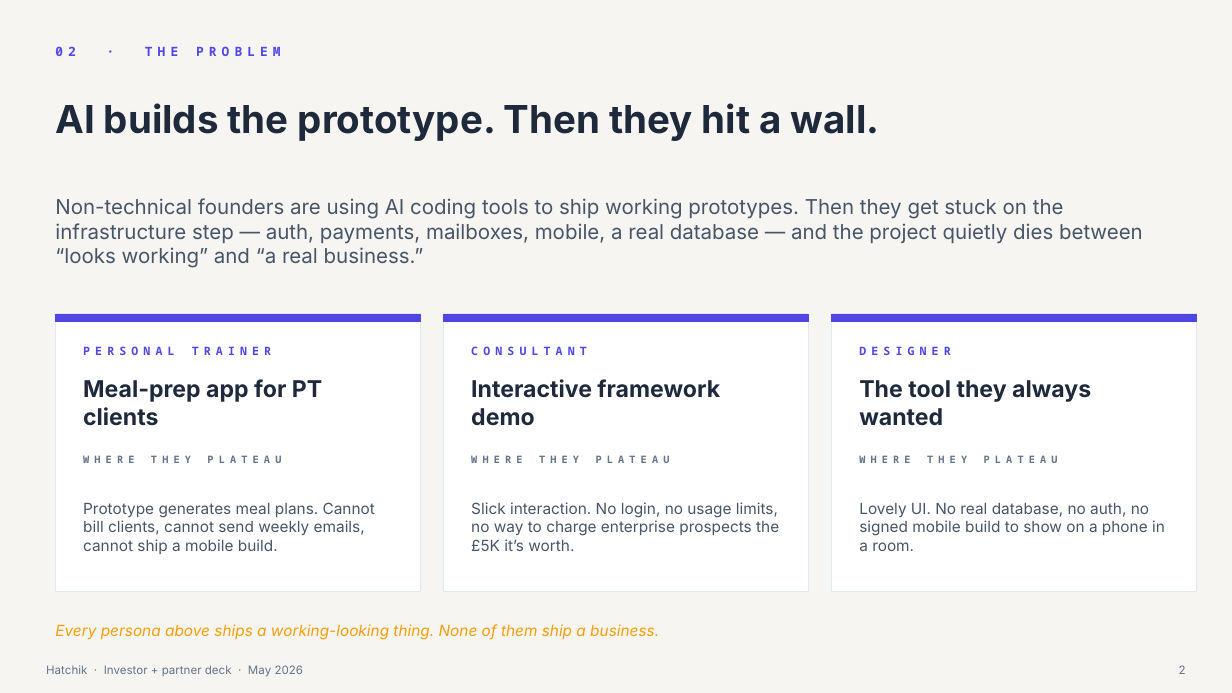
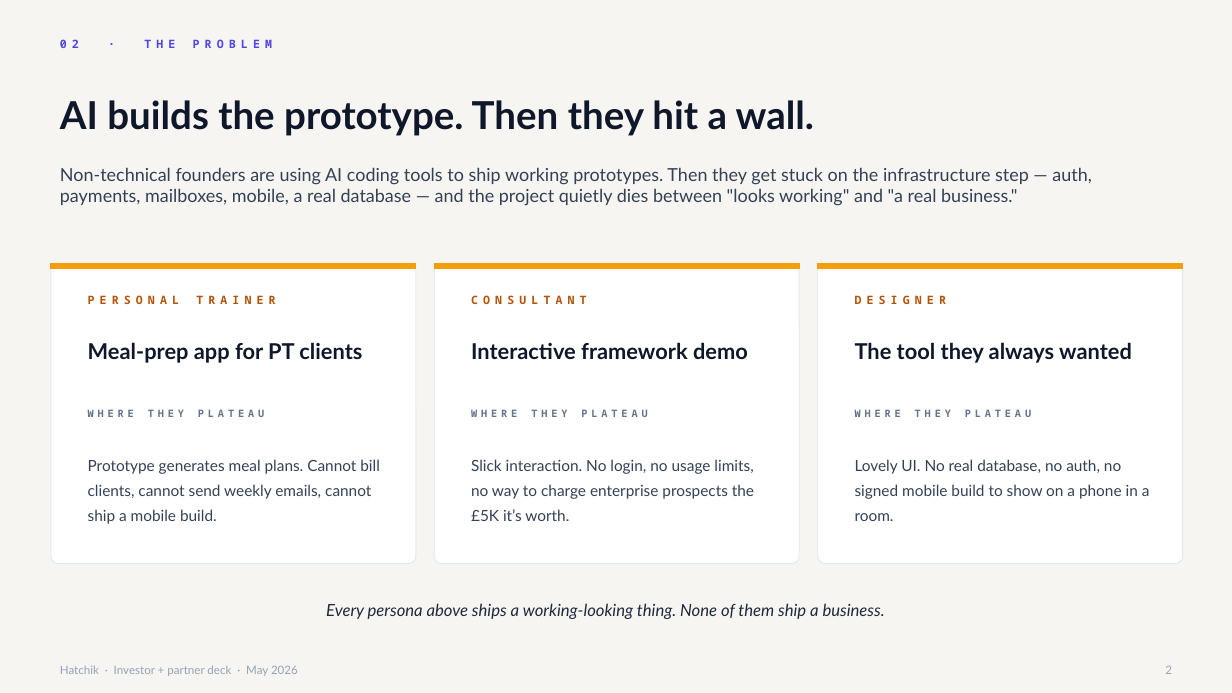
Before and after one commit to mfazicoder/slideatelier, a slide deck: slide 2 of proposals/hatchik/hatchik-pitch-deck.pptx. Drawn at 1232x693 pixels with LibreOffice and Linux fonts; fonts in the diff are those of the drawing. Boxes give left, top, right and bottom in pixels: in the first picture for what was removed or moved away, otherwise in the second. Text is boxed around its words. In the diff, an @@ line names an element or a change of style, - is before the commit and + after.

```diff
--- a/proposals/hatchik/hatchik-pitch-deck.pptx
+++ b/proposals/hatchik/hatchik-pitch-deck.pptx
@@ text "02 · THE PROBLEM": place and size @@
-text "02 · THE PROBLEM" at (55,46,280,56)
+text "02 · THE PROBLEM" at (51,30,790,57)
@@ text "02 · THE PROBLEM" at (51,30,790,57): size 10 to 9 pt @@
@@ text "AI builds the prototype. Then ..." at (60,100,814,136): font Inter to Lato, text colour #1E293B to #0F172A; line spacing 1 to 1.05 @@
@@ text at (60,167,1092,206): text changed; size 16 to 14 pt; font Inter to Lato; text colour #475569 to #334155 @@
-Non-technical founders are using AI coding tools to ship working prototypes. Then they get stuck on the infrastructure step — auth, payments, mailboxes, mobile, a real database — and the project quietly dies between “looks working” and “a real business.”
+Non-technical founders are using AI coding tools to ship working prototypes. Then they get stuck on the infrastructure step — auth, payments, mailboxes, mobile, a real database — and the project quietly dies between "looks working" and "a real business."
@@ rectangle: place and size @@
-rectangle at (55,314,421,322)
+rectangle at (51,263,416,269)
@@ rounded rectangle: place and size @@
-rounded rectangle at (55,314,421,592)
+rounded rectangle at (51,263,416,564)
@@ rectangle: place and size @@
-rectangle at (444,314,809,322)
+rectangle at (434,263,799,269)
@@ rounded rectangle: place and size @@
-rounded rectangle at (444,314,809,592)
+rounded rectangle at (434,263,799,564)
@@ fill #4F46E5 to #F59E0B; outline #4F46E5 1 pt to #F59E0B 1 pt in 3 elements at (51,263,416,269), (434,263,799,269), (818,263,1183,269) @@
@@ rectangle: place and size @@
-rectangle at (832,314,1197,322)
+rectangle at (818,263,1183,269)
@@ rectangle to rounded rectangle; outline #E2E8F0 1 pt to #E2E8F0 0.75 pt in 3 elements at (51,263,416,564), (434,263,799,564), (818,263,1183,564) @@
@@ rounded rectangle: place and size @@
-rounded rectangle at (832,314,1197,592)
+rounded rectangle at (818,263,1183,564)
@@ text "PERSONAL TRAINER": place and size @@
-text "PERSONAL TRAINER" at (83,337,393,365)
+text "PERSONAL TRAINER" at (79,287,397,312)
@@ text "CONSULTANT": place and size @@
-text "CONSULTANT" at (471,337,781,365)
+text "CONSULTANT" at (462,287,781,312)
@@ text colour #4F46E5 to #B45309 in 3 elements at (79,287,397,312), (462,287,781,312), (846,287,1165,312) @@
@@ text "DESIGNER": place and size @@
-text "DESIGNER" at (860,337,1169,365)
+text "DESIGNER" at (846,287,1165,312)
@@ text "Meal-prep app for PT clients": place and size @@
-text "Meal-prep app for PT clients" at (83,379,322,426)
+text "Meal-prep app for PT clients" at (88,342,362,363)
@@ text "Interactive framework demo": place and size @@
-text "Interactive framework demo" at (471,379,720,426)
+text "Interactive framework demo" at (471,342,748,359)
@@ size 18 to 17 pt, font Inter to Lato, text colour #1E293B to #0F172A; line spacing 1 to 1.15 in 3 elements at (88,342,362,363), (471,342,748,359), (855,342,1132,363) @@
@@ text "The tool they always wanted": place and size @@
-text "The tool they always wanted" at (859,380,1091,426)
+text "The tool they always wanted" at (855,342,1132,363)
@@ text "WHERE THEY PLATEAU": place and size @@
-text "WHERE THEY PLATEAU" at (83,448,393,471)
+text "WHERE THEY PLATEAU" at (88,409,264,417)
@@ text "WHERE THEY PLATEAU": place and size @@
-text "WHERE THEY PLATEAU" at (471,448,781,471)
+text "WHERE THEY PLATEAU" at (471,409,647,417)
@@ letter spacing 4 to 3 pt in 3 elements at (88,409,264,417), (471,409,647,417), (855,409,1031,417) @@
@@ text "WHERE THEY PLATEAU": place and size @@
-text "WHERE THEY PLATEAU" at (860,448,1169,471)
+text "WHERE THEY PLATEAU" at (855,409,1031,417)
@@ text "Prototype generates meal plans. Cannot ...": place and size @@
-text "Prototype generates meal plans. Cannot ..." at (83,502,375,554)
+text "Prototype generates meal plans. Cannot ..." at (88,459,380,524)
@@ text "Slick interaction. No login, no ...": place and size @@
-text "Slick interaction. No login, no ..." at (471,502,779,551)
+text "Slick interaction. No login, no ..." at (471,459,754,521)
@@ font Inter to Lato, text colour #475569 to #334155; line spacing 1 to 1.35 in 3 elements at (88,459,380,524), (471,459,754,521), (855,459,1150,521) @@
@@ text "Lovely UI. No real database, ...": place and size @@
-text "Lovely UI. No real database, ..." at (859,503,1165,551)
+text "Lovely UI. No real database, ..." at (855,459,1150,521)
@@ text "Every persona above ships a ...": place and size @@
-text "Every persona above ships a ..." at (55,624,659,640)
+text "Every persona above ships a ..." at (326,603,885,619)
@@ text "Every persona above ships a ..." at (326,603,885,619): size 12 to 13 pt, font Inter to Lato, text colour #F59E0B to #1E293B; alignment left to centre @@
@@ text "Hatchik · Investor + partner ..." at (60,665,298,676): font Inter to Lato, text colour #64748B to #94A3B8 @@
@@ text "2" at (1165,666,1172,674): font Inter to Lato, text colour #64748B to #94A3B8 @@
```
Also in this commit, not shown: 15 other slides changed, 15 slides added, 3 slides removed, 2 other files.
